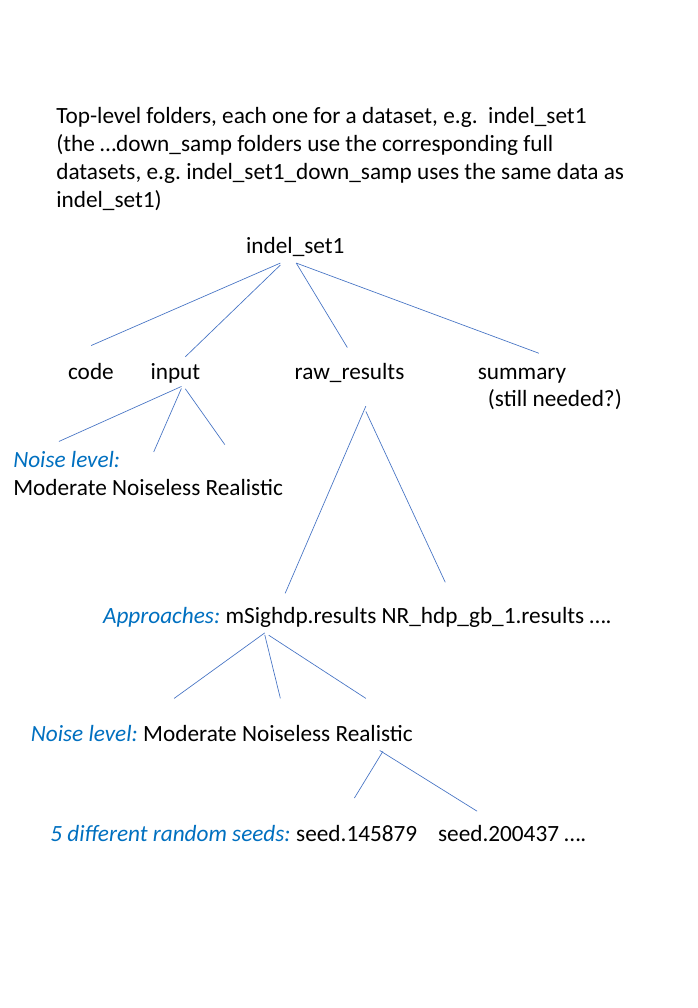
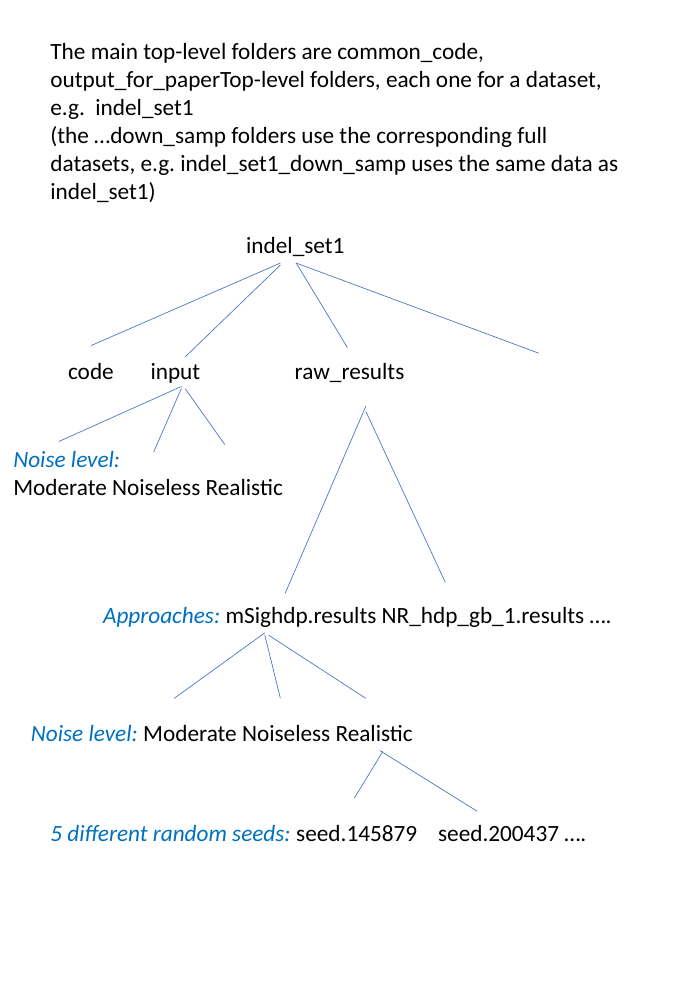
Before and after one commit to steverozen/mSigHdp_paper_sup_files_x1, a slide deck: slide 1 of documents/FOLDER-ORGANIZATION.pptx. Drawn at 698x1008 pixels with LibreOffice and Linux fonts; fonts in the diff are those of the drawing. Boxes give left, top, right and bottom in pixels: in the first picture for what was removed or moved away, otherwise in the second. Text is boxed around its words. In the diff, an @@ line names an element or a change of style, - is before the commit and + after.

```diff
--- a/documents/FOLDER-ORGANIZATION.pptx
+++ b/documents/FOLDER-ORGANIZATION.pptx
@@ text "The main top-level folders are ..." moved from (x1=56, y1=107, x2=624, y2=210) to (x1=50, y1=43, x2=618, y2=202) @@
@@ text at (x1=50, y1=43, x2=602, y2=119): text changed @@
-Top-level folders, each one for a dataset, e.g. indel_set1
+The main top-level folders are common_code, output_for_paperTop-level folders, each one for a dataset, e.g. indel_set1
@@ text at (x1=68, y1=363, x2=405, y2=383): text changed @@
-code input raw_results summary
-(still needed?)
+code input raw_results
```
Also in this commit, not shown: 34 other files.
